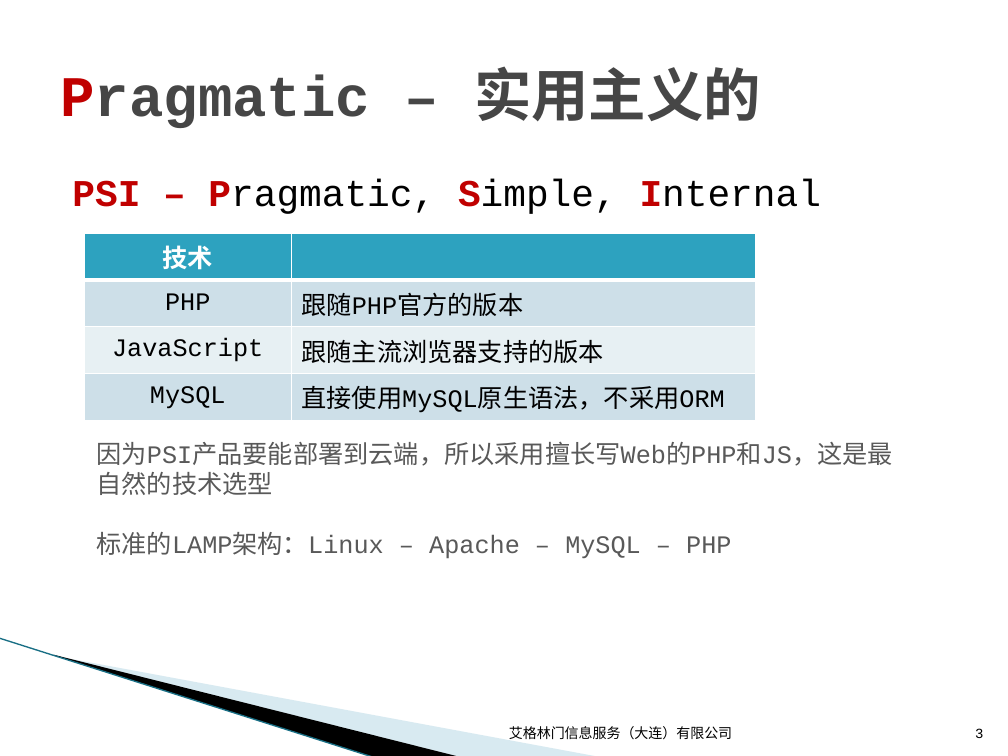
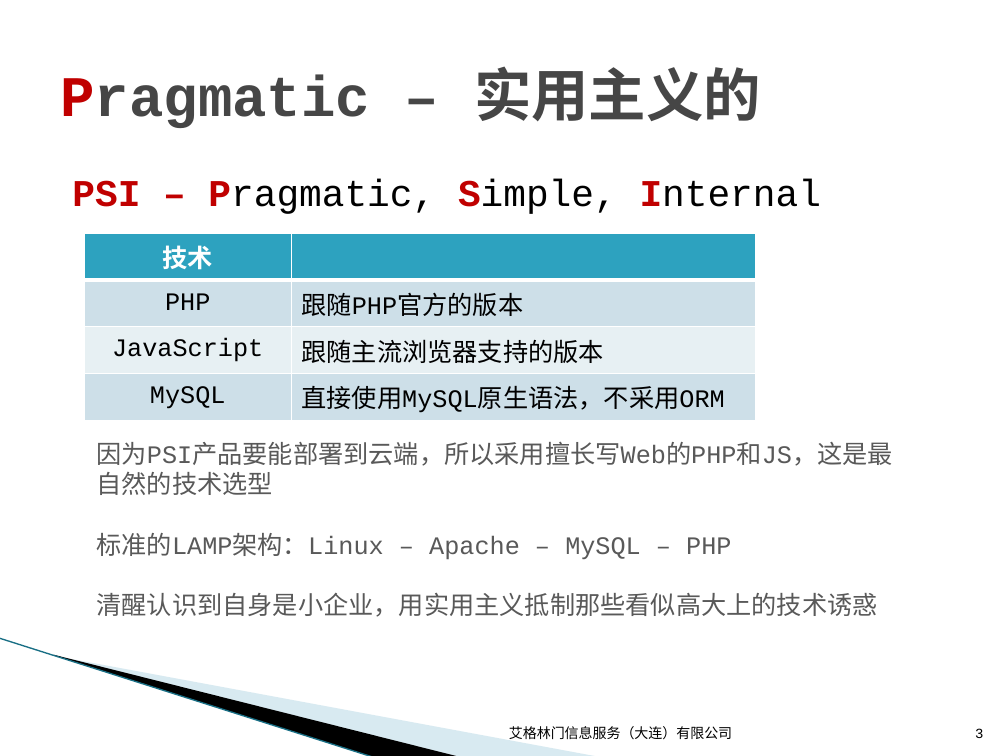
Before and after one commit to wuzhiping/PSI, a slide deck: slide 3 of doc/01 战略/PSI技术战略.pptx. Drawn at 1008x756 pixels with LibreOffice and Linux fonts; fonts in the diff are those of the drawing; background and template pictures are left out. Boxes give left, top, right and bottom in pixels: in the first picture for what was removed or moved away, otherwise in the second. Text is boxed around its words. In the diff, an @@ line names an element or a change of style, - is before the commit and + after.

Commit message:
文档 - PSI技术战略

```diff
--- a/doc/01 战略/PSI技术战略.pptx
+++ b/doc/01 战略/PSI技术战略.pptx
@@ text at (97, 593, 878, 617): paragraph added @@
+清醒认识到自身是小企业，用实用主义抵制那些看似高大上的技术诱惑
```
